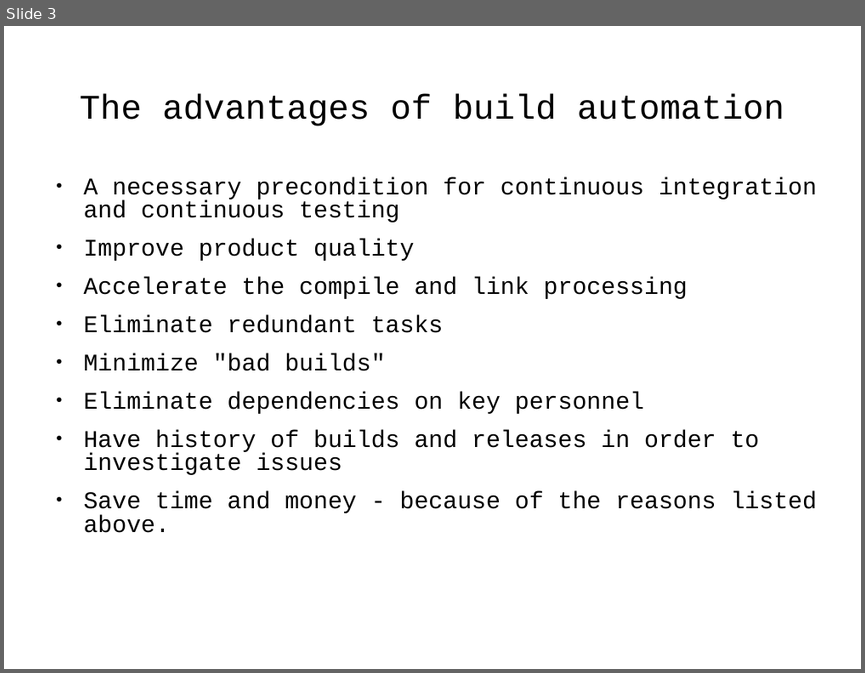
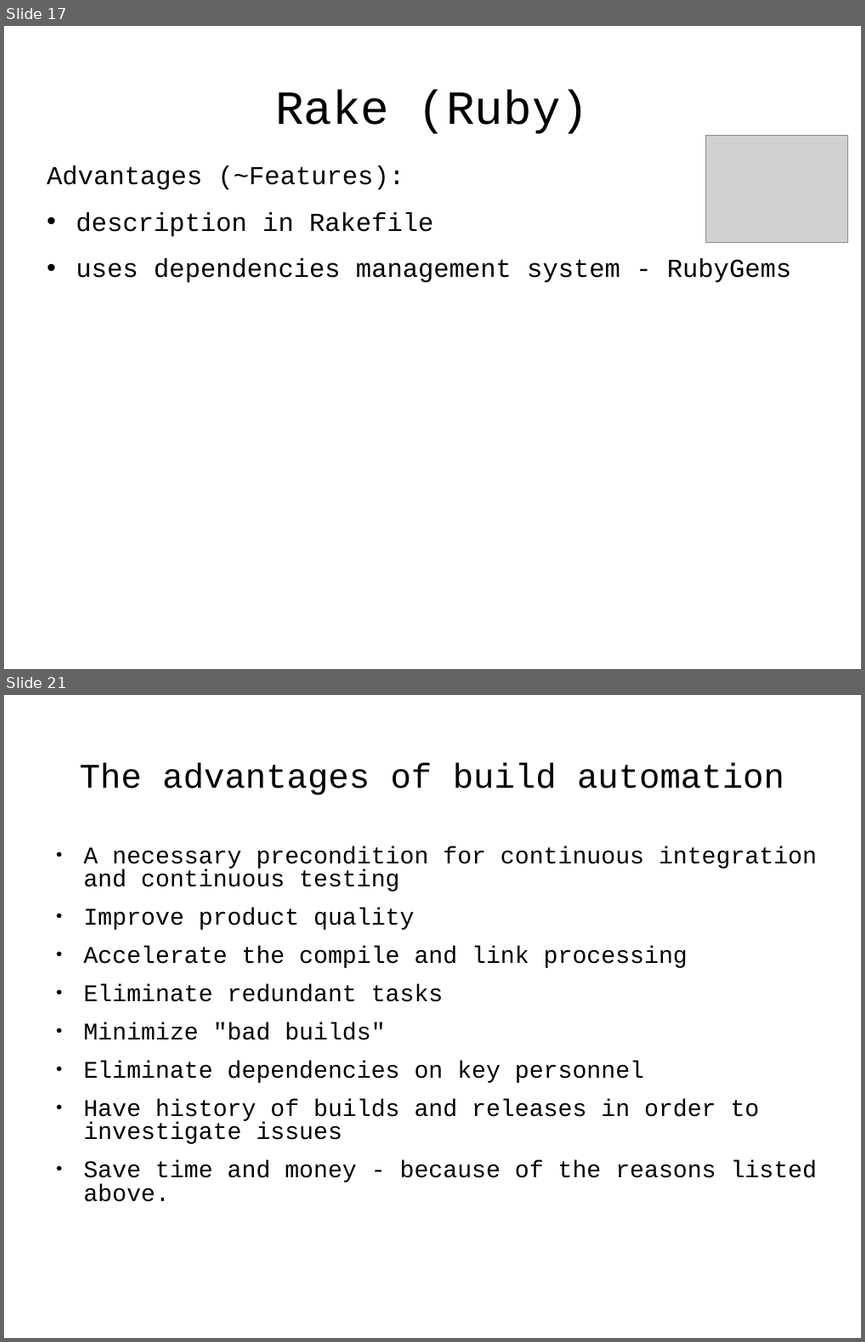
Before and after one commit to j-avdeev/DevOps, a slide deck: DevOps - lec day5 - Build automation.odp. Shown one above the other, each under a label of ours: slide 3 before the commit, slides 17 and 21 after it; the slides between them are not shown. The pictures are 865x673 and 865x1342 pixels, drawn with LibreOffice and Linux fonts; fonts in the diff are those of the drawing; grey boxes stand for pictures. Boxes give left, top, right and bottom in pixels: in the first picture for what was removed or moved away, otherwise in the second. Text is boxed around its words. In the diff, an @@ line names an element or a change of style, - is before the commit and + after.

```diff
--- a/DevOps - lec day5 - Build automation.odp
+++ b/DevOps - lec day5 - Build automation.odp
@@ slide 17 added at box(4, 26, 861, 669), background #FFFFFF @@
@@ title added at box(275, 90, 589, 134), 44 pt, text #000000 @@
+Rake (Ruby)
@@ picture added at box(706, 136, 848, 243) @@
@@ text added at box(46, 165, 791, 283), 24 pt, text #000000 @@
+Advantages (~Features):
+• description in Rakefile
+• uses dependencies management system - RubyGems
@@ what was slide 3 is now slide 21 @@
```
Also in this commit, not shown: 1 slide changed, 18 other slides added, 15 slides removed, 4 other files.
